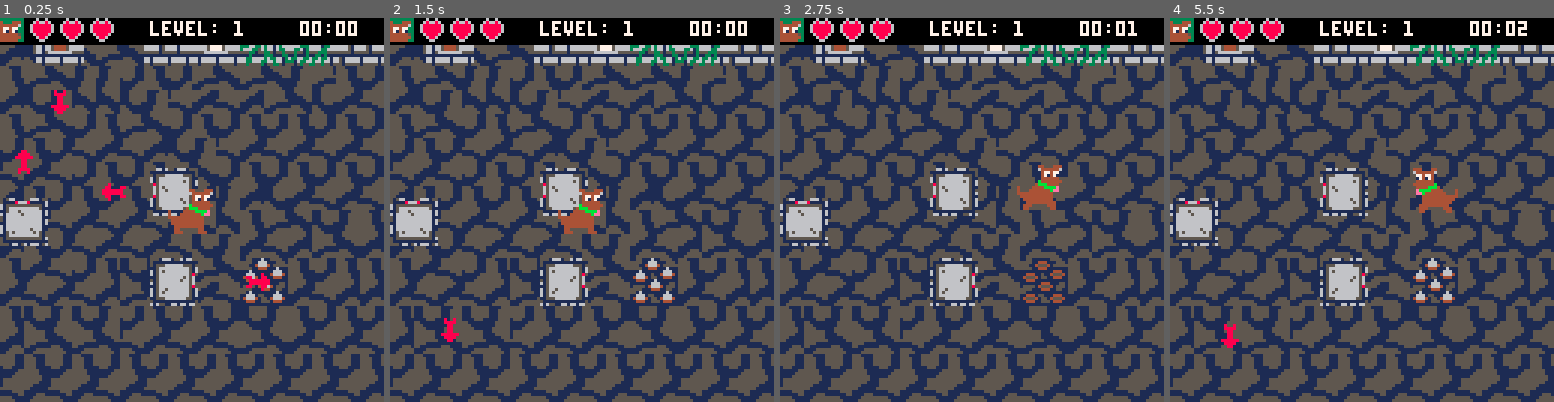
Above: before the commit, frames 1-4 (left to right).
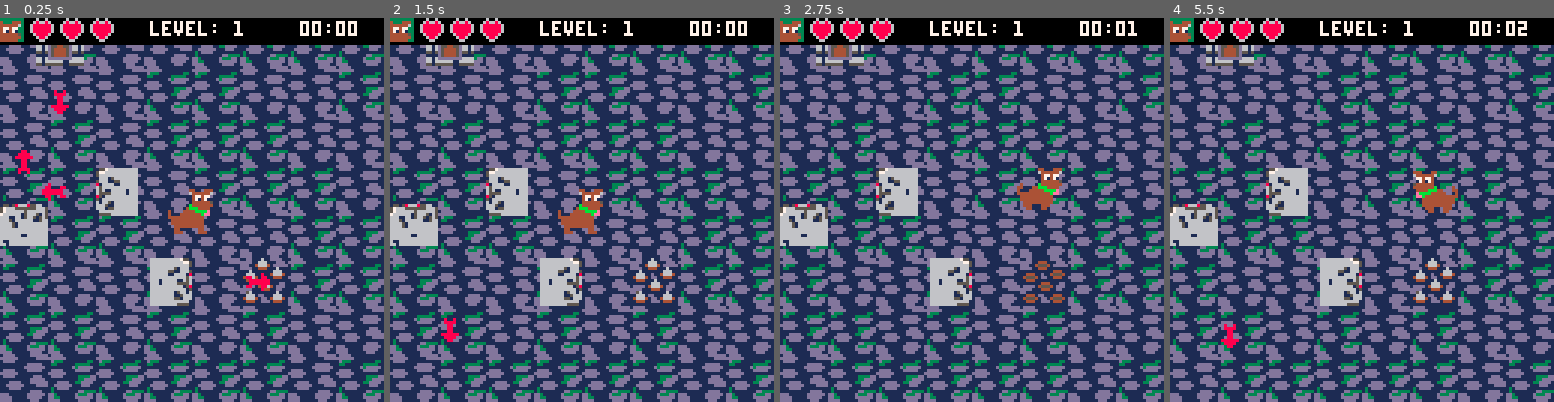
Above: after the commit, the same moments.

Repository: JoxtaQrst/goodboybadjourney
Game: PICO-8 cartridge game.p8
Same seed, same stepped clock (60 frames per second), same inputs: the game is played once before the commit and once after it.
Inputs:
- Up to frame 1 (0.25 s): no input
- Up to frame 2 (1.5 s): tap X (X key) at 0.33, 1.07 s
- Up to frame 3 (2.75 s): hold Right 1.6-2.1 s; tap X (X key) at 1.85 s; hold Up 2.15-2.42 s; hold Right from 2.47 s (still down)
- Up to frame 4 (5.5 s): tap X (X key) at 2.97, 4.08, 5.2 s; release Right at 3.03 s; hold Left 3.08-3.58 s; hold Down 3.63-3.97 s; hold Right 4.02-4.68 s; hold Up 4.73-5.03 s; hold Left from 5.08 s (still down)

The runs differ from the first frame. In frame 1, 69% of the frame differs, in the area x 0-100%, y 7-100%; in frame 2, 69%; in frame 3, 69%; in frame 4, 69%.

Commit message:
Damage, UI and Restart game

Diff:
--- a/game.lua
+++ b/game.lua
@@ -1,5 +1,7 @@
+game_state = "playing"
 
 function _init()
+    generate_world() -- generate the world
     init_traps()
     printh("Booting up...")
     health = 3
@@ -9,18 +11,65 @@
 
 -- Pico-8 main loop functions
 function _update()
-    update_player()
-    update_traps()
-    update_darts()
-    update_timer()
+    if game_state == "playing" then
+        update_player()
+        update_traps()     -- from traps.lua
+        update_darts()     -- from traps.lua
+        check_trap_collisions()  -- from player.lua
+        update_timer()
+        update_camera()
+        check_game_over()  -- Check if player's life has reached 0
+    elseif game_state == "game_over" then
+        -- Wait for the player to press the x button (typically btnp(5) in Pico-8)
+        if btnp(5) then
+            restart_game()
+        end
+    end
 end
 
 function _draw()
-    cls()  -- clear the screen
+    if game_state == "playing" then
+        cls(0)
+        draw_world() -- draw the world
+        draw_traps()
+        draw_darts()
+        draw_player()
+        draw_ui()
+    elseif game_state == "game_over" then
+        draw_game_over()
+        draw_ui()
+    end
+end
 
-    map(0,0)
-    draw_traps()
-    draw_darts()
-    draw_player()
-    draw_ui()
+function check_game_over()
+    if player.life <= 0 then
+        game_state = "game_over"
+        printh("Game Over!")
+    end
 end
+
+function draw_game_over()
+    -- draw a black rectangle in the middle of the screen
+    rectfill(16, 16, 112, 112, 1)
+    rect(16, 16, 112, 112, 5)
+    print ("game Over!", 40,50,7)
+    print ("you died :( ", 40,60,7)
+    -- sad dog sprite
+    spr(9,56,30,2,2)
+    print(" want to try again?", 25,70,7)
+    print(" press x to restart", 25,80,7)
+end
+
+-- This function resets the game (restart) when the player presses x
+function restart_game()
+    game_state = "playing"
+    -- Reset player properties
+    player.life = player.max_life
+    player.x = 56
+    player.y = 56
+    player.idle_timer = 0
+    player.fade_progress = 0
+    player.invincibility_timer = 0
+    init_traps()
+    timer = 0
+end
--- a/game.p8
+++ b/game.p8
@@ -6,6 +6,45 @@
 #include collisions.lua
 #include traps.lua
 #include ui.lua
+#include world_gen.lua
+…(38 lines of a section not shown)…
 
 
 
@@ -88,24 +127,90 @@
 
 
 __gff__
-0000000000000000000000000000000000000000000000000000000000000000000000000000000000000000000000000000000000000000000000000000000001010101010101010101010100000000000000000000000000000101000000000101000001010101010101010000000001010000010101010101000000000000
-0000000000000000000000000000000000000000000000000000000000000000000000000000000000000000000000000000000000000000000000000000000000000000000000000000000000000000000000000000000000000000000000000000000000000000000000000000000000000000000000000000000000000000
+00000000000000000000000000000000000000000000000000000000000000000000000000000000000000000000000000000000000000000000000000000000000000c0c1c0c1c00000010100000000000001010000000000000101000000000101010100000000000000000000000001010101000000000000000000000000
+00000000000000000000000000000000000000000000000000000000000000000001010101010101010000000000000000010101010101000000000000000000000000d0d1d0d1d0d100000000000000000000000000000000000000000000000000000000000000000000000000000000000000000000000000000000000000
 __map__
-4e4f4c4d4c4d4041424344454647484900000000000000000000000000000000000000000000000000000000000000000000000000000000000000000000000000000000000000000000000000000000000000000000000000000000000000000000000000000000000000000000000000000000000000000000000000000000
-5e4c5c5d5c5d505152535455565758594d000000000000000000000000000000000000000000000000000000000000000000000000000000000000000000000000000000000000000000000000000000000000000000000000000000000000000000000000000000000000000000000000000000000000000000000000000000
-4e5c5d4d4d4f4e4f5c5d5c5d4d5c4e4f4e4f0000000000000000000000000000000000000000000000000000000000000000000000000000000000000000000000000000000000000000000000000000000000000000000000000000000000000000000000000000000000000000000000000000000000000000000000000000
-5e4c4d5d5d4c4d5f5e5f5e5c5d4c5e5f5e5f0000000000000000000000000000000000000000000000000000000000000000000000000000000000000000000000000000000000000000000000000000000000000000000000000000000000000000000000000000000000000000000000000000000000000000000000000000
-4e5c5d4f4e5c5d4f4e4f4e4f4e4f4e4f4e4f0000000000000000000000000000000000000000000000000000000000000000000000000000000000000000000000000000000000000000000000000000000000000000000000000000000000000000000000000000000000000000000000000000000000000000000000000000
-4f4e4f5f5e5f5e4c4d5f5e5f5e5f5e5f5e5f0000000000000000000000000000000000000000000000000000000000000000000000000000000000000000000000000000000000000000000000000000000000000000000000000000000000000000000000000000000000000000000000000000000000000000000000000000
-5f5e5f4f4e4f4e5c5d4f4e4f4e4f4e4f4e4f0000000000000000000000000000000000000000000000000000000000000000000000000000000000000000000000000000000000000000000000000000000000000000000000000000000000000000000000000000000000000000000000000000000000000000000000000000
-5e4e4f4e4f4e4f4e4f4d5e4c5e5f5e5f5e5f0000000000000000000000000000000000000000000000000000000000000000000000000000000000000000000000000000000000000000000000000000000000000000000000000000000000000000000000000000000000000000000000000000000000000000000000000000
-4e5e5f5e5f5e5f5e5f5d4e5c5d4c4d4e4f4f0000000000000000000000000000000000000000000000000000000000000000000000000000000000000000000000000000000000000000000000000000000000000000000000000000000000000000000000000000000000000000000000000000000000000000000000000000
-5e4e4f5f5e5f5e5f4c4d5e5f5e5c5d5e5f5f0000000000000000000000000000000000000000000000000000000000000000000000000000000000000000000000000000000000000000000000000000000000000000000000000000000000000000000000000000000000000000000000000000000000000000000000000000
-4e5e5f4f4e4c4d4f5c5d4e4f4e4f4e4e4f4e4f00000000000000000000000000000000000000000000000000000000000000000000000000000000000000000000000000000000000000000000000000000000000000000000000000000000000000000000000000000000000000000000000000000000000000000000000000
-5e5f5e5f5e5c5d5f5e5f5e5f5e5f5e5e5f5e5f00000000000000000000000000000000000000000000000000000000000000000000000000000000000000000000000000000000000000000000000000000000000000000000000000000000000000000000000000000000000000000000000000000000000000000000000000
-4e4c4d4c4d4f4e4f4e4f4c4d4e4f4e4f4e4e4f00000000000000000000000000000000000000000000000000000000000000000000000000000000000000000000000000000000000000000000000000000000000000000000000000000000000000000000000000000000000000000000000000000000000000000000000000
-5e5c5d5c5d5f5e5f5e5f5c5d5e5f5e5f5e5e5f00000000000000000000000000000000000000000000000000000000000000000000000000000000000000000000000000000000000000000000000000000000000000000000000000000000000000000000000000000000000000000000000000000000000000000000000000
-4f4e4f4e4f4e4f4e4f4e4f4e4f4e4f4e4f4e4f00000000000000000000000000000000000000000000000000000000000000000000000000000000000000000000000000000000000000000000000000000000000000000000000000000000000000000000000000000000000000000000000000000000000000000000000000
-5f5e5f5e5f5e5f5e5f5e5f5e5f5e5f5e5f5e5f00000000000000000000000000000000000000000000000000000000000000000000000000000000000000000000000000000000000000000000000000000000000000000000000000000000000000000000000000000000000000000000000000000000000000000000000000
-4f4e4f4e4f4e4f4e4f4e4f4e4f4e4f4e4f4e4f00000000000000000000000000000000000000000000000000000000000000000000000000000000000000000000000000000000000000000000000000000000000000000000000000000000000000000000000000000000000000000000000000000000000000000000000000
-5f5e5f5e5f5e5f5e5f5e5f5e5f5e5f5e5f5e5f00000000000000000000000000000000000000000000000000000000000000000000000000000000000000000000000000000000000000000000000000000000000000000000000000000000000000000000000000000000000000000000000000000000000000000000000000
+4e4f4c4d4c4d4041424344454647484900000000000000000000000000000000000000000000000000000000000000000000000000000000000000000000000000000000000000000000000000000000000000000000000000000000000000000000000000000000000000000000004f4e4f4e4f4e4f4e4f4c4d4e4f4e4f4e4f
+5e4c5c5d5c5d505152535455565758594d000000000000000000000000000000000000000000000000000000000000000000000000000000000000000000000000000000000000000000000000000000000000000000000000000000000000000000000000000000000000000000005f4e4c4d5f5e5f5e5f5c5d5e5f4e4f5e5f
+4e5c5d4d4d4f4e4f5c5d5c5d4d5c4e4f4e4f0000000000000000000000000000000000000000000000000000000000000000000000000000000000000000000000000000000000000000000000000000000000000000000000000000000000000000000000000000000000000000004f5e5c5d4f4e4f4c60614d4e4c5e5f4d4f
+5e4c4d5d5d4c4d5f5e5f5e5c5d4c5e5f5e5f0000000000000000000000000000000000000000000000000000000000000000000000000000000000000000000000000000000000000000000000000000000000000000000000000000000000000000000000000000000000000000005f4e4f4e4f5e5f5c70715d4e4f4e4f5d5f
+4e5c5d4f4e5c5d4f4e4f4e4f4e4f4e4f4e4f0000000000000000000000000000000000000000000000000000000000000000000000000000000000000000000000000000000000000000000000000000000000000000000000000000000000000000000000000000000000000000005e5e5f5ea9aaa7a86465424344455f4e4f
+4f4e4f5f5e5f4c4d4d5f5e5f5e5f5e5f5e5f0000000000000000000000000000000000000000000000000000000000000000000000000000000000000000000000000000000000000000000000000000000000000000000000000000000000000000000000000000000000000000004e5e5f4fb9bab7b87475525354555f5e5f
+5f5e5f4f4e4f5c5d5d4f4e4f4e4f4e4f4e4f0000000000000000000000000000000000000000000000000000000000000000000000000000000000000000000000000000000000000000000000000000000000000000000000000000000000000000000000000000000000000000005e4e4f4c5e5f4c5e5f5e5f4e4f4e4f4e4f
+5e4e4f4e4f4e4e4f4f4d5e4c5e5f5e5f5e5f0000000000000000000000000000000000000000000000000000000000000000000000000000000000000000000000000000000000000000000000000000000000000000000000000000000000000000000000000000000000000000004e5e5f5c5c5d5c4e4f5e5f5e5f5e5f5e5f
+4e5e5f5e5f5e5e5f5f5d4e5c5d4c4d4e4f4f0000000000000000000000000000000000000000000000000000000000000000000000000000000000000000000000000000000000000000000000000000000000000000000000000000000000000000000000000000000000000000005e4e4f4c4d4e4f5e5f4d4c4e4f4d4f4e4f
+5e4e4f5f5e5f5e5f4c4d5e5f5e5c5d5e5f5f0000000000000000000000000000000000000000000000000000000000000000000000000000000000000000000000000000000000000000000000000000000000000000000000000000000000000000000000000000000000000000004f5e5f5c5d5e5f4e4f4e4f5e5f5d5f5e5f
+4e5e5f4f4e4c4d4f5c5d4e4f4e4f4e4e4f4e4f00000000000000000000000000000000000000000000000000000000000000000000000000000000000000000000000000000000000000000000000000000000000000000000000000000000000000000000000000000000000000004e4f4e4f4d4c4d5e5f5e5f4c4d4c4d4e4f
+5e5f5e5f5e5c5d5f5e5f5e5f5e5f5e5e5f5e5f00000000000000000000000000000000000000000000000000000000000000000000000000000000000000000000000000000000000000000000000000000000000000000000000000000000000000000000000000000000000000005e5f5e4e4f4e4f4e4f5c5d5c5d5c5d5e5f
+4e4c4d4c4d4f4e4f4e4f4c4d4e4f4e4f4e4e4f00000000000000000000000000000000000000000000000000000000000000000000000000000000000000000000000000000000000000000000000000000000000000000000000000000000000000000000000000000000000000004e4c4e5e5f5e5f5e5f4d4c4d4f4c4d4e4f
+5e5c5d5c5d5f5e5f5e5f5c5d5e5f5e5f5e5e5f00000000000000000000000000000000000000000000000000000000000000000000000000000000000000000000000000000000000000000000000000000000000000000000000000000000000000000000000000000000000000005e5c5e4e4f5f5e5f5c5d5c5d5f5c5d5e5f
+4f4e4f4e4f4e4f4e4f4e4f4e4f4e4f4e4f4e4f00000000000000000000000000000000000000000000000000000000000000000000000000000000000000000000000000000000000000000000000000000000000000000000000000000000000000000000000000000000000000004f4c4d5e5f4c4e4f4e4f4e4f4f4e4f4e4f
+5f5e5f5e5f5e5f5e5f5e5f5e5f5e5f5e5f5e5f00000000000000000000000000000000000000000000000000000000000000000000000000000000000000000000000000000000000000000000000000000000000000000000000000000000000000000000000000000000000000005f5c5d5c5d5c5e5f5e5f5e5f4c4d4c4d5f
+4f4e4f4e4f4e4f4e4f4e4f4e4f4e4f4e4f4e4f00000000000000000000000000000000000000000000000000000000000000000000000000000000000000000000000000000000000000000000000000000000000000000000000000000000000000000000000000000000000000004e4f4f4e4f4c4d4e5c5d5c5d5c5d5c5d4f
+5f5e5f5e5f5e5f5e5f5e5f5e5f5e5f5e5f5e5f00000000000000000000000000000000000000000000000000000000000000000000000000000000000000000000000000000000000000000000000000000000000000000000000000000000000000000000000000000000000000005e5f5f5e5f5c5d5e4c4d5f5e5f5e5f5e5f
+00000000000000000000000000000000000000000000000000000000000000000000000000000000000000c0c1c0c1000000000000000000000000000000000000000000000000000000000000000000000000000000000000000000000000000000000000000000000000000000000000000000000000000000000000000000
+00000000000000000000000000000000000000000000000000000000000000000000000000000000000000d0d1d0d1000000000000000000000000000000000000000000000000000000000000000000000000000000000000000000000000000000000000000000000000000000000000000000000000000000000000000000
+000000000000000000000000000000000000000000000000000000000000000000000000000000000000000000c0c1c0c1c0c10000000000000000000000000000000000000000000000000000000000000000000000000000000000000000000000000000000000000000000000000000000000000000000000000000000000
+000000000000000000000000000000000000000000000000000000000000000000000000000000000000000000d0d1d0d1d0d10000000000000000000000000000000000000000000000000000000000000000000000000000000000000000000000000000000000000000000000000000000000000000000000000000000000
+00000000000000000000000000000000000000000000000000000000000000000000000000000000000000000000000000c0c1c0c1c0c1c0c10000000000000000000000000000000000000000000000000000000000000000000000000000000000000000000000000000000000000000000000000000000000000000000000
+00000000000000000000000000000000000000000000000000000000000000000000000000000000000000000000000000d0d1d0d1d0d1d0d10000000000000000000000000000000000000000000000000000000000000000000000000000000000000000000000000000000000000000000000000000000000000000000000
+000000000000000000000000000000000000000000000000000000000000000000000000000000000000000000000000000000c0c1c0c10000c0c1c0c100000000000000000000000000000000000000000000000000000000000000000000000000000000000000000000000000000000000000000000000000000000000000
+000000000000000000000000000000000000000000000000000000000000000000000000000000000000000000000000000000d0d1d0d10000d0d1d0d100000000000000000000000000000000000000000000000000000000000000000000000000000000000000000000000000000000000000000000000000000000000000
+00000000000000000000000000000000000000000000000000000000000000000000000000000000000000000000000000000000000000c0c100000000c0c1c0c1000000000000000000000000000000000000000000000000000000000000000000000000000000000000000000000000000000000000000000000000000000
+00000000000000000000000000000000000000000000000000000000000000000000000000000000000000000000000000000000000000d0d100000000d0d1d0d1000000000000000000000000000000000000000000000000000000000000000000000000000000000000000000000000000000000000000000000000000000
+0000000000000000000000000000000000000000000000000000000000000000000000000000000000000000000000000000000000000000000000c0c1c0c1c0c1c0c100000000000000000000000000000000000000000000000000000000000000000000000000000000000000000000000000000000000000000000000000
+0000000000000000000000000000000000000000000000000000000000000000000000000000000000000000000000000000000000000000000000d0d1d0d1d0d1d0d100000000000000000000000000000000000000000000000000000000000000000000000000000000000000000000000000000000000000000000000000
+000000000000000000000000000000000000000000000000000000000000000000000000000000000000000000000000000000000000000000000000000000c0c1c0c1c0c1c0c1000000000000000000000000000000000000000000000000000000000000000000000000000000000000000000000000000000000000000000
+000000000000000000000000000000000000000000000000000000000000000000000000000000000000000000000000000000000000000000000000000000d0d1d0d1d0d1d0d1000000000000000000000000000000000000000000000000000000000000000000000000000000000000000000000000000000000000000000
+…(52 lines of a section not shown)…
--- a/player.lua
+++ b/player.lua
@@ -2,7 +2,7 @@
 
 -- tile flags
 wall_flag = 0
-tile_flag = 1
+trap_flag = 1
 
 player = {
     life = 3,
@@ -19,17 +19,20 @@
     sprite_invisible = {33,35},  -- idle state when fully invisible
 
     current_frame = 1,         -- current frame of animation
+    invincibility_timer = 0, -- timer for invincibility frames
     frame_timer = 0,           -- timer for frame animation
     frame_delay_idle = 20,     -- delay between frames when idle
     frame_delay_moving = 10,   -- delay between frames when moving
     state = "idle",
-    idle_timer = 0,            -- count how many frames player has been idle
+    idle_timer = 0,
+    fade_progress = 0,           -- count how many frames player has been idle
     dir = "right"              -- direction
 }
 
 -- update player state
 function update_player()
     local moving = false
+    local current_delay = player.frame_delay_idle
 
     -- Check direction input {left = 0, right = 1, up = 2, down = 3}
     if (btn(0)) then
@@ -59,23 +62,38 @@
         moving = true
     end
 
-    -- set state and determine animation delay
-    local current_delay = player.frame_delay_idle
     if moving then
         player.state = "moving"
-        player.idle_timer = 0 -- reset timer when moving
+        player.idle_timer = 0  -- reset idle timer when moving
+        player.fade_progress = 0
         current_delay = player.frame_delay_moving
     else
         player.state = "idle"
         player.idle_timer = player.idle_timer + 1
+        if player.idle_timer > 30 then
+            player.fade_progress = (player.idle_timer - 30) / 30
+            if player.fade_progress > 1 then player.fade_progress = 1 end
+        else
+            player.fade_progress = 0
+        end
     end
 
-    -- update animation frame timer
+    -- Update animation frame timer
     player.frame_timer = player.frame_timer + 1
     if player.frame_timer >= current_delay then
         player.frame_timer = 0
-        -- cycle between frame 1 and 2
         player.current_frame = (player.current_frame % 2) + 1
+    end
+
+    player.frame_timer = player.frame_timer + 1
+    if player.frame_timer >= current_delay then
+        player.frame_timer = 0
+        player.current_frame = (player.current_frame % 2) + 1
+    end
+
+    -- Decrement invincibility timer if active.
+    if player.invincibility_timer > 0 then
+        player.invincibility_timer = player.invincibility_timer - 1
     end
 end
 
@@ -105,4 +123,68 @@
     -- Determine horizontal flip: true if player.dir is "left"
     local flip_x = (player.dir == "left")
     spr(spr_index, player.x, player.y, 2, 2, flip_x, false)
+
+    if player.invincibility_timer > 0 then
+        -- Alternate between white and the normal sprite:
+        if (player.invincibility_timer % 6) < 3 then
+            -- Remap entire palette to white (color 7)
+            for c = 0, 15 do
+                pal(c, 7)
+            end
+            spr(spr_index, player.x, player.y, 2, 2, flip_x, false)
+            pal() -- reset palette mapping
+        else
+            spr(spr_index, player.x, player.y, 2, 2, flip_x, false)
+        end
+    else
+        spr(spr_index, player.x, player.y, 2, 2, flip_x, false)
+    end
 end
+
+function update_camera()
+    local region_x = flr(player.x / 128)
+    local region_y = flr(player.y / 128)
+    local cam_x = region_x * 128
+    local cam_y = region_y * 128
+    camera(cam_x, cam_y)
+end
+
+-- Rectangle collision helper
+function rect_collide(ax, ay, aw, ah, bx, by, bw, bh)
+    return not (ax + aw < bx or ax > bx + bw or ay + ah < by or ay > by + bh)
+end
+
+-- Reduce player life when damage is taken
+function damage_player()
+    if player.invincibility_timer > 0 then
+        return
+    end
+    player.life = player.life - 1
+    player.invincibility_timer = 30  -- Set invincibility timer (30 frames)
+    printh("Player damaged! Life: " .. player.life)
+end
+
+-- Check collisions between the player and traps/dart projectiles.
+function check_trap_collisions()
+    -- Only check for damage if the player isn't fully invisible.
+    if player.fade_progress >= 1 then
+        return
+    end
+
+    -- Check collision with spike traps (16x16)
+    for trap in all(traps) do
+        if trap.type == "spike" and trap.active then
+            if rect_collide(player.x, player.y, player.w, player.h, trap.x, trap.y, 16, 16) then
+                damage_player()
+            end
+        end
+    end
+
+    -- Check collision with dart projectiles (8x8)
+    for dart in all(dart_projectiles) do
+        if rect_collide(player.x, player.y, player.w, player.h, dart.x, dart.y, 8, 8) then
+            damage_player()
+            del(dart_projectiles, dart)  -- Remove the dart after collision
+        end
+    end
+end
--- a/traps.lua
+++ b/traps.lua
@@ -15,8 +15,8 @@
         cycle = 120, -- total frames for full cycle ( inactive + active )
         active_duration = 60, -- frames active
         active = false, -- is the trap active?
-        inactive_sprite = 108, -- sprite for inactive trap
-        active_sprite = 110, -- sprite for active trap
+        inactive_sprite = 169, -- sprite for inactive trap
+        active_sprite = 171, -- sprite for active trap
 
     })
     -- Dart trap example (16x16 base, scales by 2)
@@ -60,7 +60,7 @@
     })
     add(traps, {
         number = 5,
-        x = 50,
+        x = 30,
         y = 50,
         type = "dart",
         timer = 0,
@@ -156,7 +156,7 @@
             end
             -- draw sprite at trap.x,trapy with 16x16 size
             spr(spr_num,trap.x,trap.y,2,2,false,false)
-            printh("trap "..trap.number.." active: "..tostr(trap.active))
+            --printh("trap "..trap.number.." active: "..tostr(trap.active))
         end
     end
 end
@@ -169,12 +169,12 @@
 
 function choose_dart_sprite(trap)
     if trap.direction == "left" then
-        return 102
+        return 163
     elseif trap.direction == "right" then
-        return 104
+        return 165
     elseif trap.direction == "up" then
-        return 100
+        return 161
     elseif trap.direction == "down" then
-        return 106
+        return 167
     end
 end
--- a/ui.lua
+++ b/ui.lua
@@ -6,7 +6,7 @@
     local padding = 0
     rectfill(0, 0, 128, 8, 0) -- clear the top bar
     for i = 1, player.max_life do
-        local heart_spr = ( i <= health) and 131 or 132
+        local heart_spr = ( i <= player.life) and 131 or 132
         spr(heart_spr, 8*i + 2 + padding,0,1,1)
         padding += 2 -- add padding between hearts
     end
--- /dev/null
+++ b/world_gen.lua
@@ -0,0 +1,30 @@
+-- world generation settings
+world_width = 16 -- world width in tiles
+world_height = 16 -- world height in tiles
+world = {}
+
+-- generate world
+function generate_world()
+    for y = 1, world_height do
+        world[y] = {}
+        for x = 1, world_width do
+            if rnd(1) < 0.5 then
+                world[y][x] = 76
+            else
+                world[y][x] = 78
+            end
+        end
+    end
+end
+
+-- draw world
+function draw_world()
+    for y=1, world_height do
+        for x=1, world_width do
+            local tile = world[y][x]
+            local screen_x = (x-1) * 16
+            local screen_y = (y-1) * 16
+            spr(tile, screen_x, screen_y, 2, 2)
+        end
+    end
+end
Not shown, changed: 72 lines of the sprite sheet (__gfx__) section of game.p8
Not shown, changed: the music (__music__) section of game.p8
